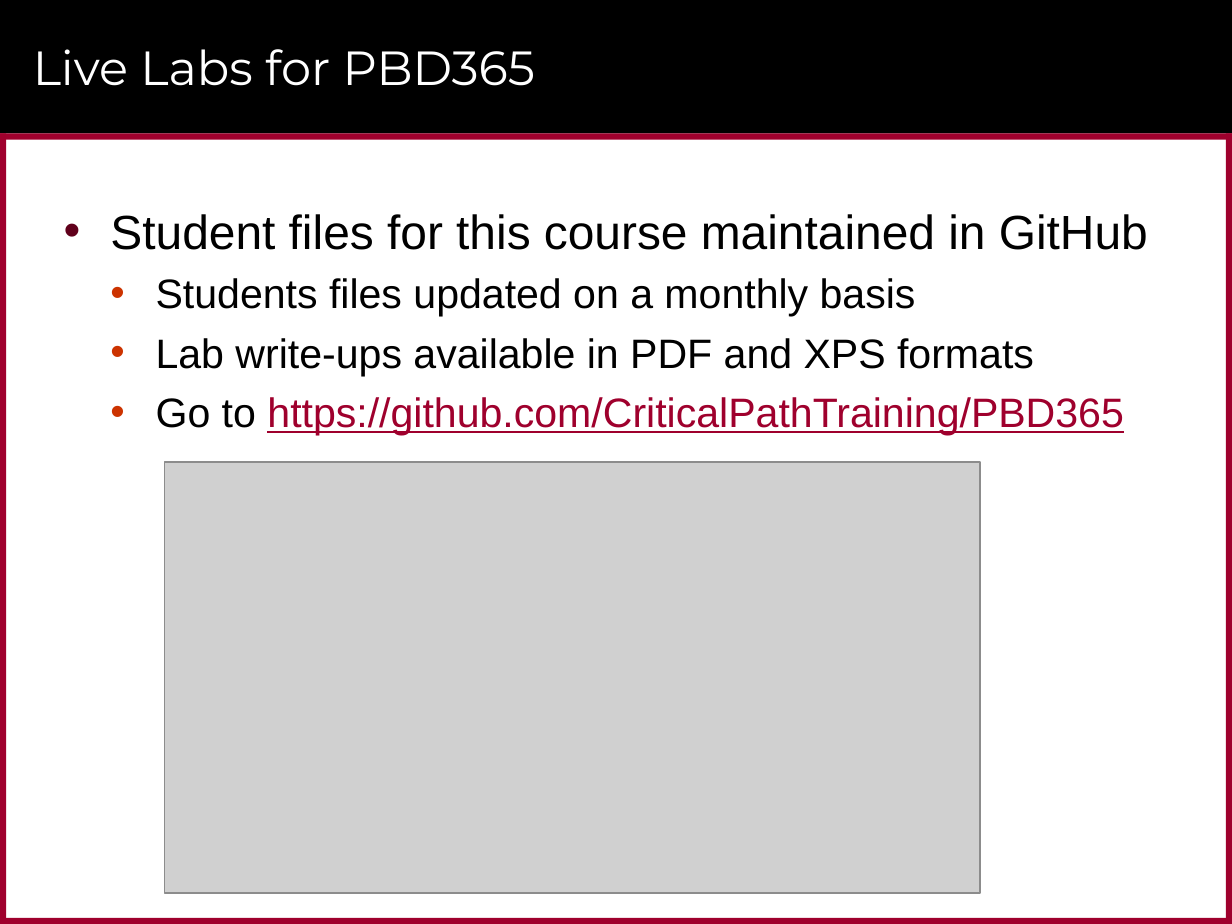
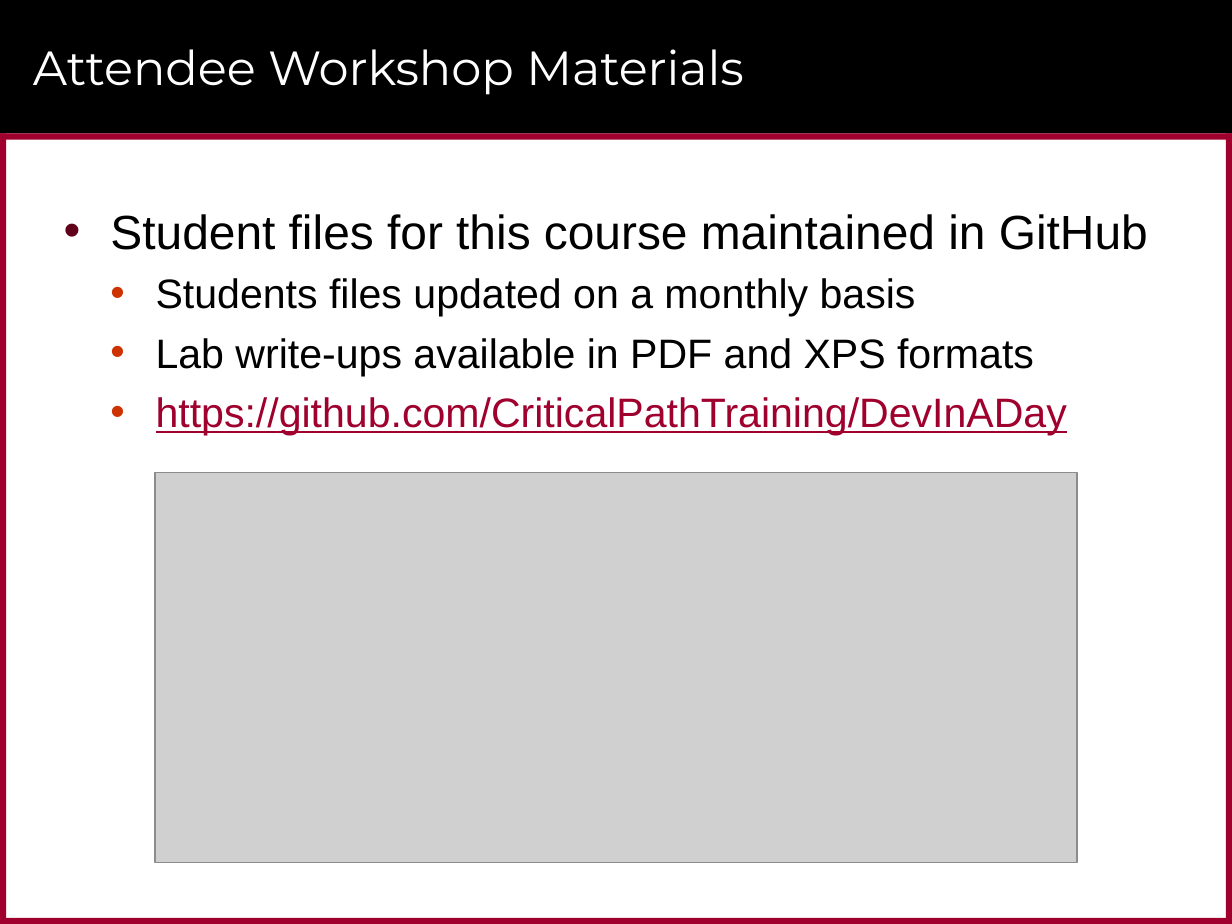
Before and after one commit to CriticalPathTraining/DevInADay, a slide deck: slide 3 of Modules/01_Intro/slides.pptx (slide 43 before the commit). Drawn at 1232x924 pixels with LibreOffice and Linux fonts; fonts in the diff are those of the drawing; grey boxes stand for pictures; background and template pictures are left out. Boxes give left, top, right and bottom in pixels: in the first picture for what was removed or moved away, otherwise in the second. Text is boxed around its words. In the diff, an @@ line names an element or a change of style, - is before the commit and + after.

```diff
--- a/Modules/01_Intro/slides.pptx
+++ b/Modules/01_Intro/slides.pptx
@@ title at [33,49,744,95]: text changed @@
-Live Labs for PBD365
+Attendee Workshop Materials
@@ text at [156,397,1067,435]: text changed @@
-  • Go to https://github.com/CriticalPathTraining/PBD365
+  • https://github.com/CriticalPathTraining/DevInADay
@@ picture: place and size @@
-picture at [164,462,979,893]
+picture at [155,472,1077,862]
```
Also in this commit, not shown: 12 other slides changed, 2 slides added, 14 slides removed, 12 other files.
